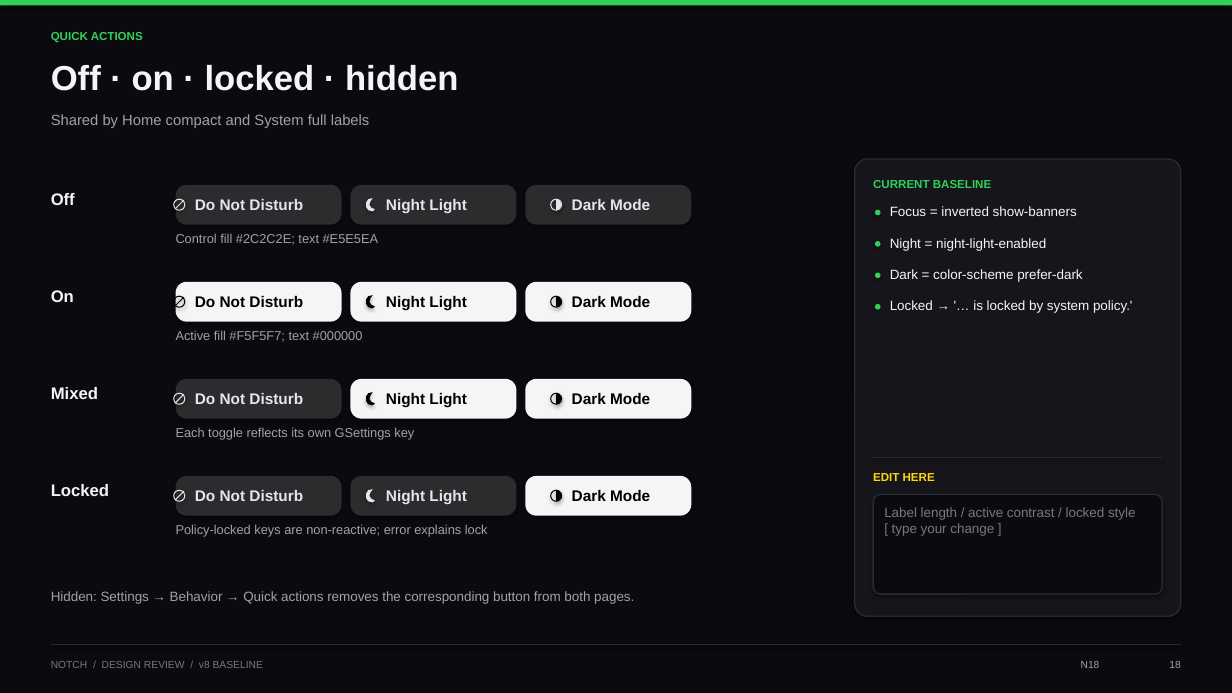
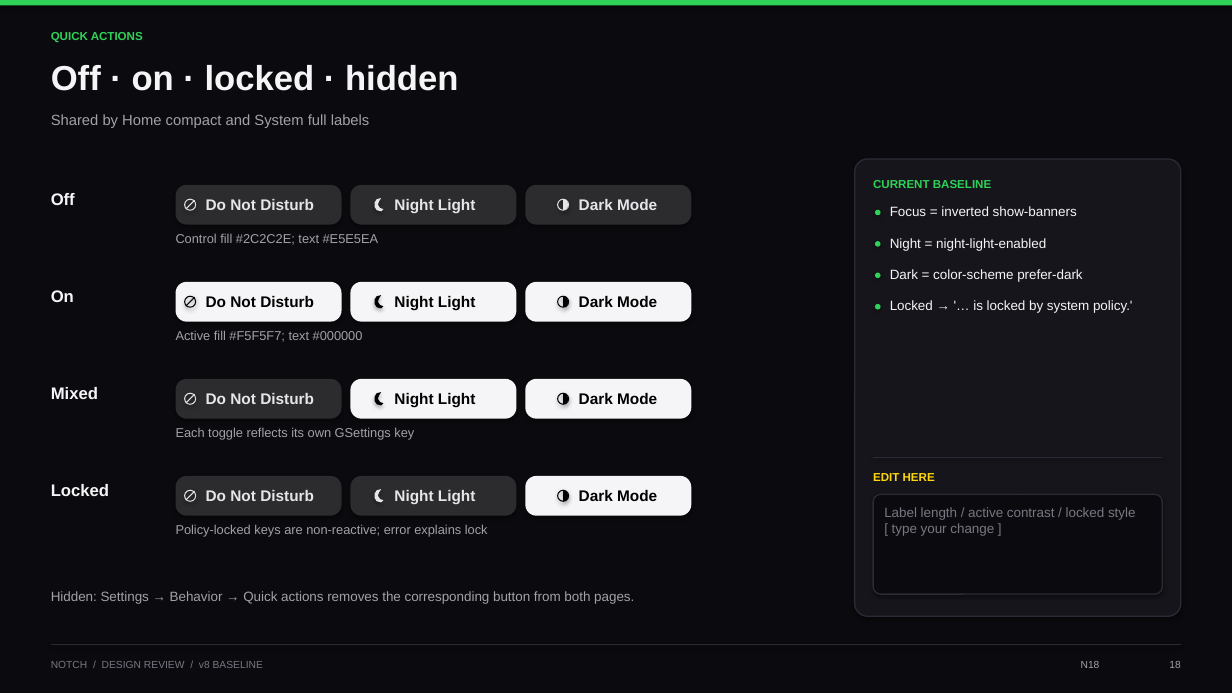
Before and after one commit to pavit12301611/notch, a slide deck: slide 18 of design/Notch-Design-Review.pptx. Drawn at 1232x693 pixels with LibreOffice and Linux fonts; fonts in the diff are those of the drawing. Boxes give left, top, right and bottom in pixels: in the first picture for what was removed or moved away, otherwise in the second. Text is boxed around its words. In the diff, an @@ line names an element or a change of style, - is before the commit and + after.

Commit message:
Fix design deck button label spacing

```diff
--- a/design/Notch-Design-Review.pptx
+++ b/design/Notch-Design-Review.pptx
@@ text "Do Not Disturb": place and size @@
-text "Do Not Disturb" at (195,199,303,210)
+text "Do Not Disturb" at (206,199,314,210)
@@ text "Night Light": place and size @@
-text "Night Light" at (386,199,467,214)
+text "Night Light" at (394,199,476,213)
@@ text "Dark Mode": place and size @@
-text "Dark Mode" at (572,199,650,210)
+text "Dark Mode" at (579,199,657,210)
@@ text "Do Not Disturb": place and size @@
-text "Do Not Disturb" at (195,296,303,307)
+text "Do Not Disturb" at (206,296,314,307)
@@ text "Night Light": place and size @@
-text "Night Light" at (386,296,467,311)
+text "Night Light" at (394,296,476,311)
@@ text "Dark Mode": place and size @@
-text "Dark Mode" at (572,296,650,307)
+text "Dark Mode" at (579,296,657,307)
@@ text "Do Not Disturb": place and size @@
-text "Do Not Disturb" at (195,393,303,404)
+text "Do Not Disturb" at (206,393,314,404)
@@ text "Night Light": place and size @@
-text "Night Light" at (386,393,467,408)
+text "Night Light" at (394,393,476,408)
@@ text "Dark Mode": place and size @@
-text "Dark Mode" at (572,393,650,404)
+text "Dark Mode" at (579,393,657,404)
@@ text "Do Not Disturb": place and size @@
-text "Do Not Disturb" at (195,490,303,501)
+text "Do Not Disturb" at (206,490,314,501)
@@ text "Night Light": place and size @@
-text "Night Light" at (386,490,467,505)
+text "Night Light" at (394,490,476,504)
@@ text "Dark Mode": place and size @@
-text "Dark Mode" at (572,490,650,501)
+text "Dark Mode" at (579,490,657,501)
@@ 8 freeform shapes, 4 ellipses, 4 lines: place and size @@
-8 freeform shapes, 4 ellipses, 4 lines at (174,198,562,502)
+8 freeform shapes, 4 ellipses, 4 lines at (185,198,569,502)
@@ 4 ellipses: place and size @@
-4 ellipses at (551,200,562,502)
+4 ellipses at (558,200,569,502)
```
Also in this commit, not shown: 17 other slides changed, 1 other file.
